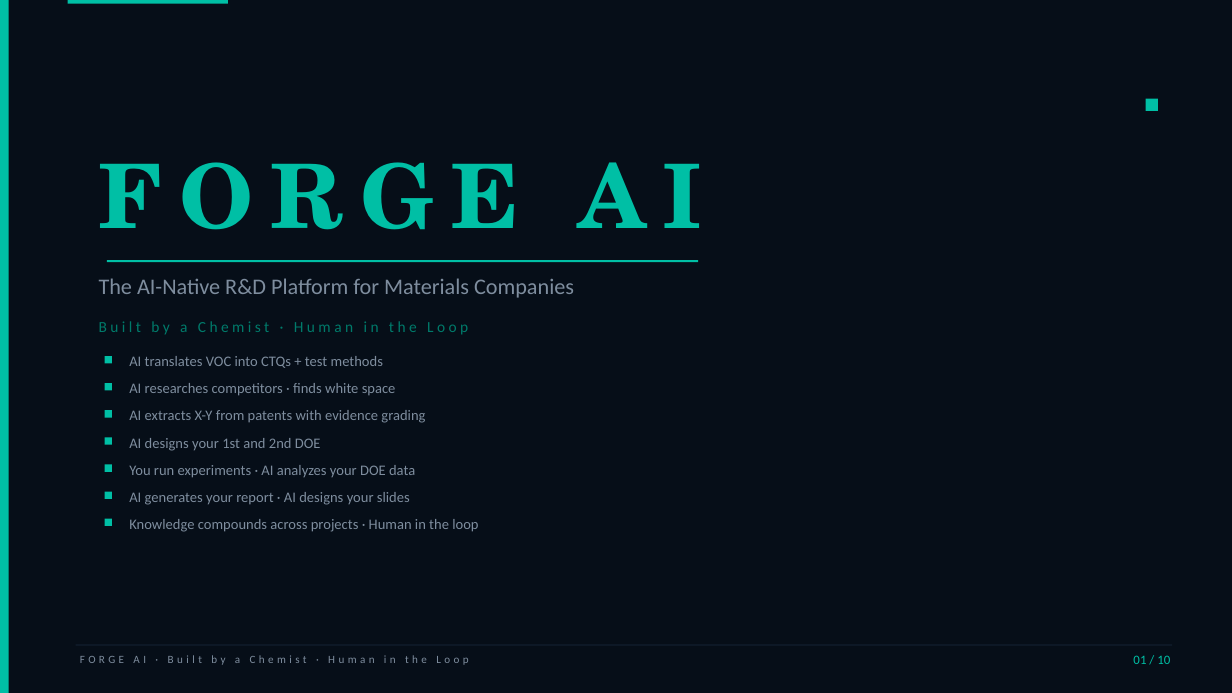
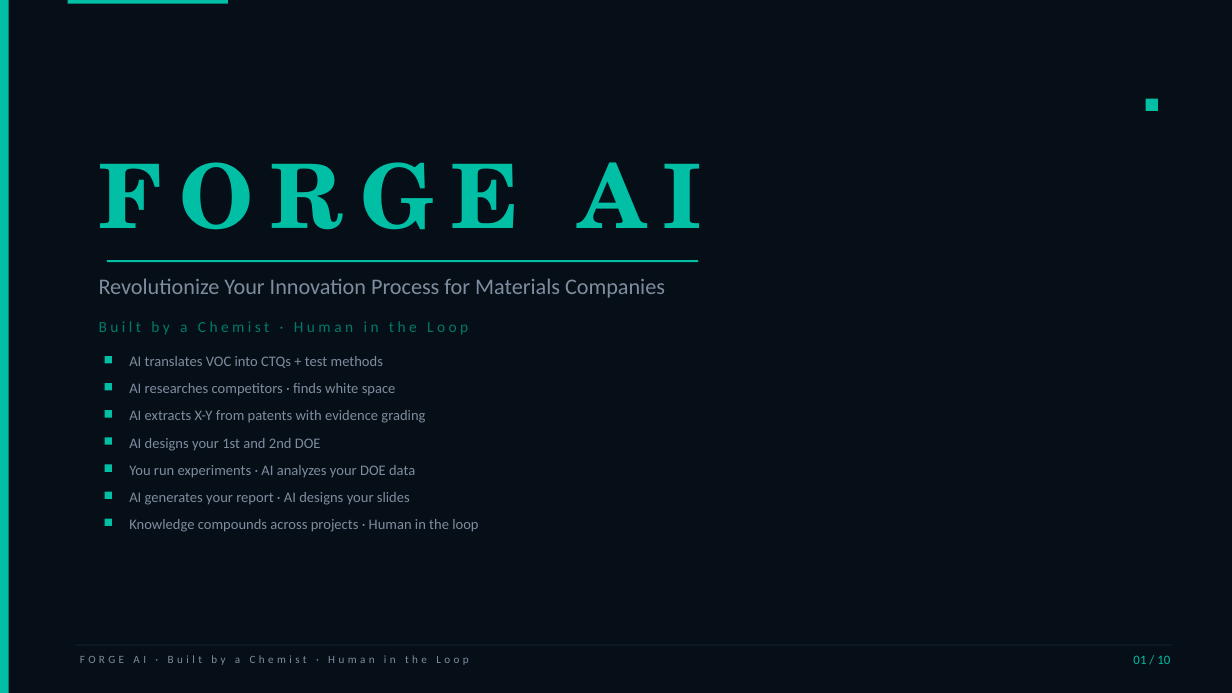
Before and after one commit to newbison/AI_CHEMIST, a slide deck: slide 1 of ppt/FORGE_AI_Deck.pptx. Drawn at 1232x693 pixels with LibreOffice and Linux fonts; fonts in the diff are those of the drawing. Boxes give left, top, right and bottom in pixels: in the first picture for what was removed or moved away, otherwise in the second. Text is boxed around its words. In the diff, an @@ line names an element or a change of style, - is before the commit and + after.

```diff
--- a/ppt/FORGE_AI_Deck.pptx
+++ b/ppt/FORGE_AI_Deck.pptx
@@ text at (99, 278, 665, 298): text changed @@
-The AI-Native R&D Platform for Materials Companies
+Revolutionize Your Innovation Process for Materials Companies
```
Also in this commit, not shown: 5 other files.
